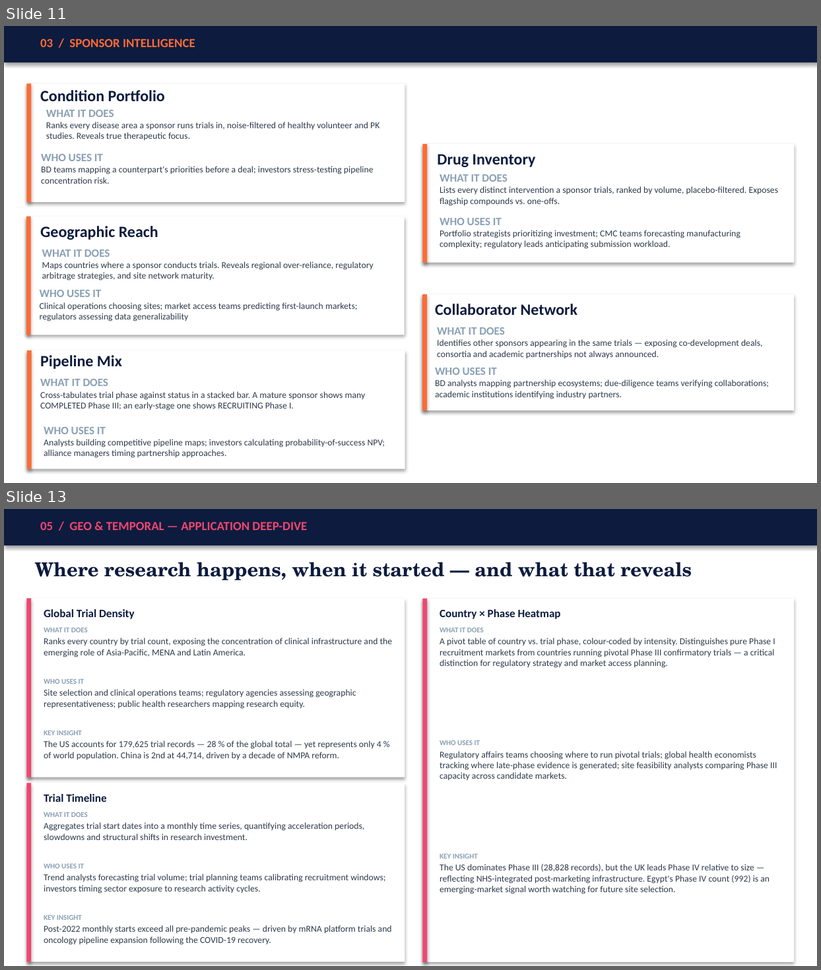
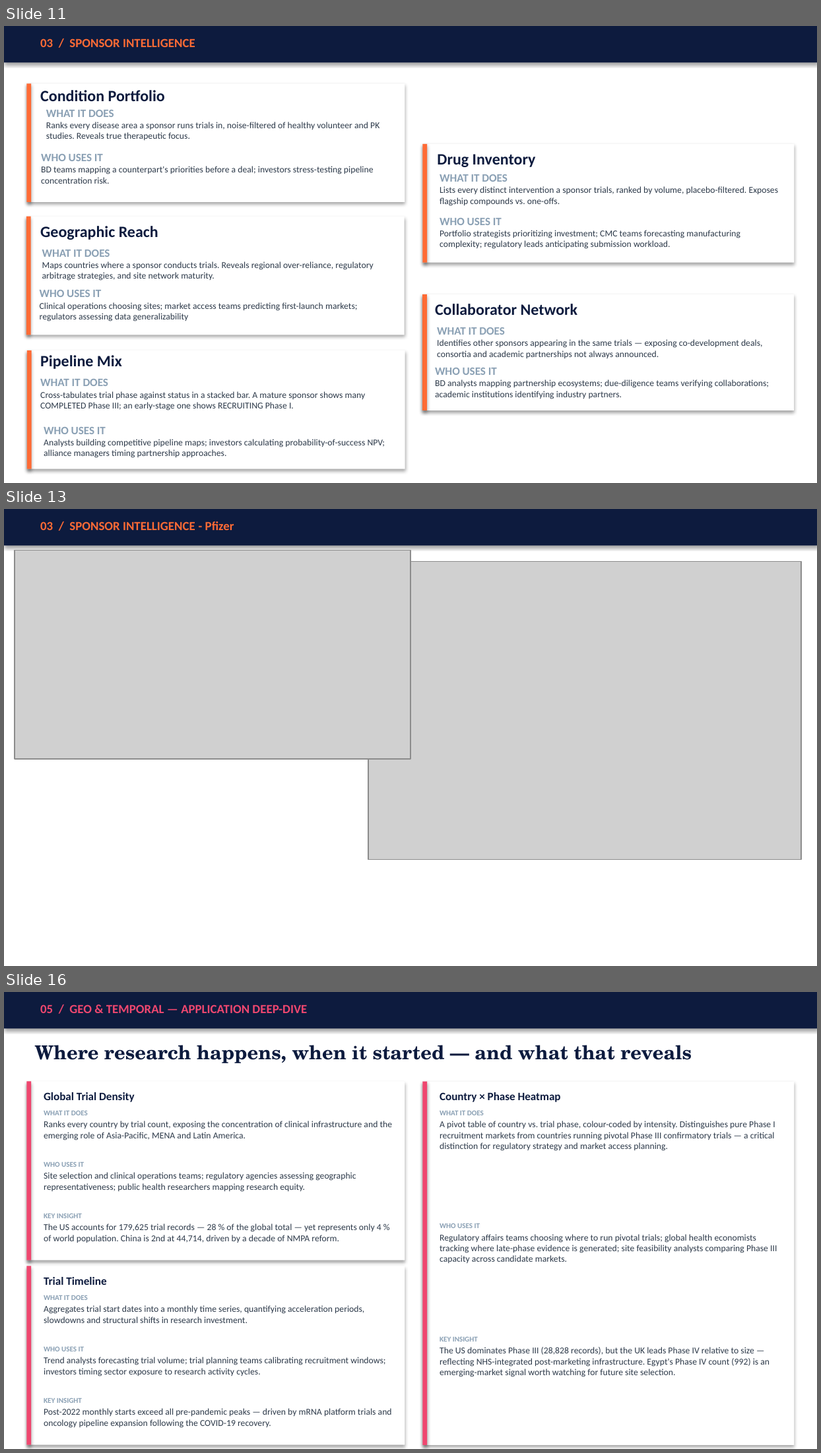
Before and after one commit to SHASANKsp/ClinicalTrails_application, a slide deck: ClinicalTrials_KG_LinkedIn_v2.pptx. Shown one above the other, each under a label of ours: slides 11 and 13 before the commit, slides 11, 13 and 16 after it; the slides between them are not shown. The pictures are 821x970 and 821x1453 pixels, drawn with LibreOffice and Linux fonts; fonts in the diff are those of the drawing; grey boxes stand for pictures. Boxes give left, top, right and bottom in pixels: in the first picture for what was removed or moved away, otherwise in the second. Text is boxed around its words. In the diff, an @@ line names an element or a change of style, - is before the commit and + after.

```diff
--- a/ClinicalTrials_KG_LinkedIn_v2.pptx
+++ b/ClinicalTrials_KG_LinkedIn_v2.pptx
@@ slide 13 added at (4,509,817,966), background #FFFFFF @@
@@ rectangle added at (4,509,817,545), fill #0D1B3E @@
@@ text added at (40,522,234,530), 11 pt, text #FF6B35, bold @@
+03 / SPONSOR INTELLIGENCE - Pfizer
@@ picture added at (15,551,411,759) @@
@@ picture added at (368,562,802,860) @@
@@ what was slide 13 is now slide 16 @@
```
Also in this commit, not shown: 2 slides changed, 2 other slides added, 1 other file.
